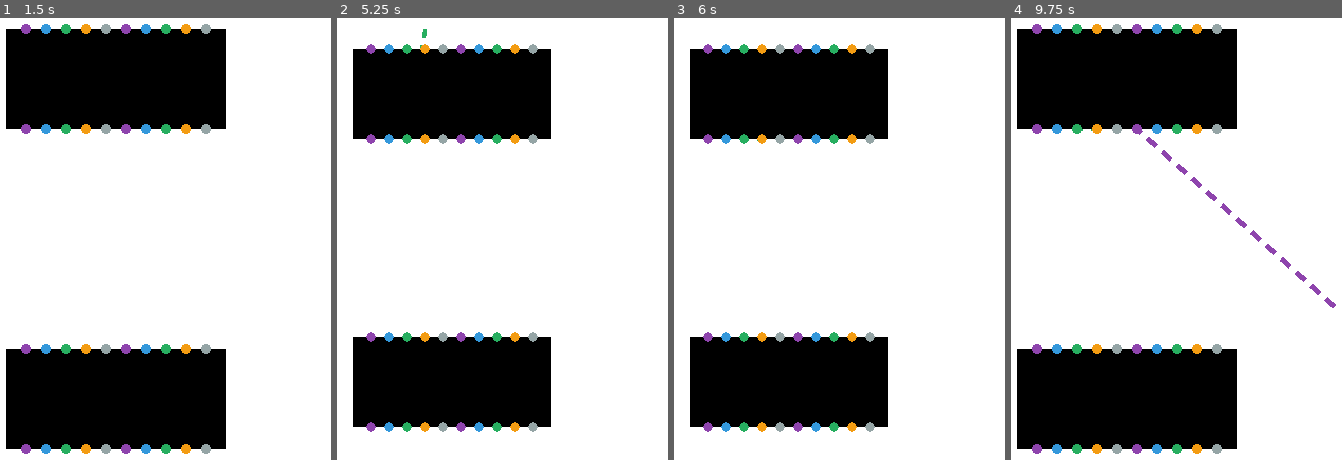
Above: before the commit, frames 1-4 (left to right).
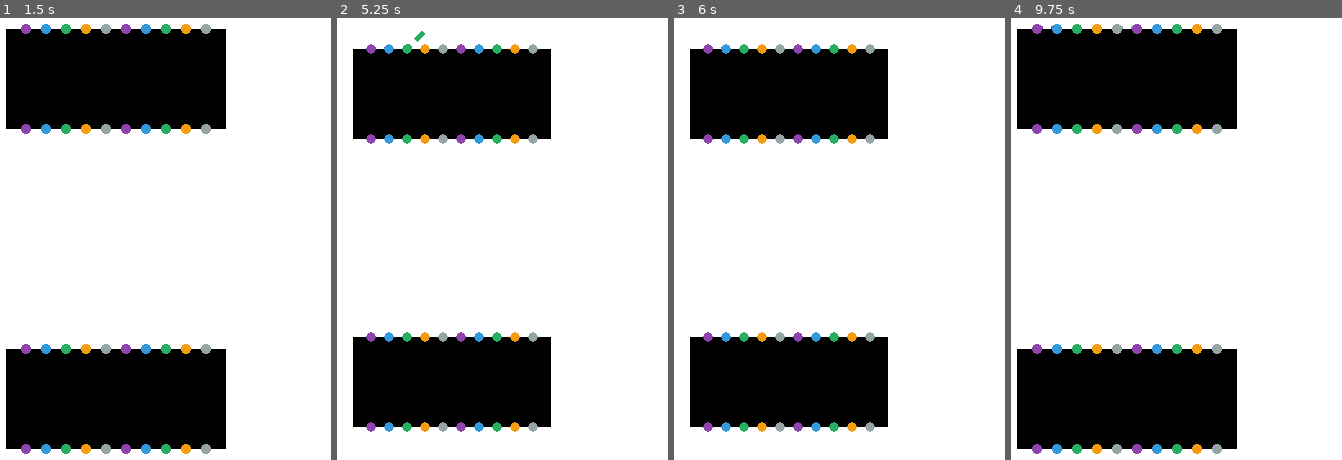
Above: after the commit, the same moments.

Repository: jcronenberg/crISP
Game: Godot game, scene res://scenes/main.tscn
Two runs of this game, one before a commit and one after it. Both use one fixed random seed, a clock stepped at 60 frames per second and the inputs below.
Inputs (mouse positions are in pixels of both pictures, inside the frame that each line leads up to):
- Up to frame 1 (1.5 s): tap Enter at 0.5 s; drag from (26, 26) to (66, 128) at 0.52 s; tap Space at 1.25 s; drag from (26, 128) to (66, 26) at 1.27 s
- Up to frame 2 (5.25 s): tap Enter at 2, 3.5 s; move the mouse to (383, 26) at 2.02 s; press the mouse at (383, 26) at 2.03 s; right-click (383, 26) at 2.3 s; release the mouse at (383, 26) at 2.75 s; tap Space at 2.75, 4.25 s; drag from (383, 128) to (442, 26) at 2.77 s; drag from (403, 26) to (462, 128) at 3.52 s; drag from (403, 128) to (462, 26) at 4.27 s; move the mouse to (423, 26) at 5.02 s; hold Mouse wheel down (ZoomOut) from 5.03 s (still down); click (423, 26) at 5.17 s
- Up to frame 3 (6 s): right-click (760, 26) at 5.3 s; release Mouse wheel down (ZoomOut) at 5.75 s; drag from (763, 137) to (outside the picture) at 5.77 s
- Up to frame 4 (9.75 s): drag from (1116, 48) to (1063, 137) at 6.52 s; drag from (1116, 137) to (1063, 48) at 7.27 s; move the mouse to (1133, 48) at 8.02 s; hold Middle mouse button (MClick) 8.03-8.75 s; click (1133, 48) at 8.17 s; right-click (1133, 48) at 8.3 s; drag from (1133, 137) to (1063, 48) at 8.77 s; move the mouse to (1332, 300) at 9.52 s; hold Mouse wheel up (ZoomIn) from 9.53 s (still down); click (1332, 300) at 9.67 s

Frame 1 is identical in both runs. In frame 2, less than 0.1% of the frame differs, in the area x 11-28%, y 2-7%; in frame 3, less than 0.1%; in frame 4, 0.6%, in the area x 9-99%, y 1-66%.

Commit message:
Improve SwitchPort logic
Some more edgecases are handled and the bottom and top ports now can't be both connected.

Diff:
--- a/scenes/switch.tscn
+++ b/scenes/switch.tscn
@@ -1,8 +1,9 @@
-[gd_scene load_steps=10 format=3 uid="uid://wn2ch8bgv060"]
+[gd_scene load_steps=11 format=3 uid="uid://wn2ch8bgv060"]
 
 [ext_resource type="PackedScene" uid="uid://dul63201md3r7" path="res://scenes/switch_port.tscn" id="1_4tnm7"]
 [ext_resource type="Material" uid="uid://b4sy36gg682sk" path="res://resources/color_material.tres" id="1_5mgf4"]
 [ext_resource type="Shader" path="res://shaders/color.gdshader" id="1_axdv7"]
+[ext_resource type="Script" path="res://scripts/SwitchPortPair.gd" id="2_16gmr"]
 
 [sub_resource type="ShaderMaterial" id="ShaderMaterial_p68yw"]
 shader = ExtResource("1_axdv7")
@@ -37,6 +38,7 @@
 [node name="Port1" type="Node2D" parent="."]
 material = ExtResource("1_5mgf4")
 position = Vector2(20, 0)
+script = ExtResource("2_16gmr")
 
 [node name="TopPort" parent="Port1" instance=ExtResource("1_4tnm7")]
 
@@ -46,6 +48,7 @@
 [node name="Port2" type="Node2D" parent="."]
 material = SubResource("ShaderMaterial_p68yw")
 position = Vector2(40, 0)
+script = ExtResource("2_16gmr")
 
 [node name="TopPort" parent="Port2" instance=ExtResource("1_4tnm7")]
 
@@ -55,6 +58,7 @@
 [node name="Port3" type="Node2D" parent="."]
 material = SubResource("ShaderMaterial_r2h8i")
 position = Vector2(60, 0)
+script = ExtResource("2_16gmr")
 
 [node name="TopPort" parent="Port3" instance=ExtResource("1_4tnm7")]
 
@@ -64,6 +68,7 @@
 [node name="Port4" type="Node2D" parent="."]
 material = SubResource("ShaderMaterial_h4hr5")
 position = Vector2(80, 0)
+script = ExtResource("2_16gmr")
 
 [node name="TopPort" parent="Port4" instance=ExtResource("1_4tnm7")]
 
@@ -73,6 +78,7 @@
 [node name="Port5" type="Node2D" parent="."]
 material = SubResource("ShaderMaterial_hjw3g")
 position = Vector2(100, 0)
+script = ExtResource("2_16gmr")
 
 [node name="TopPort" parent="Port5" instance=ExtResource("1_4tnm7")]
 
@@ -82,6 +88,7 @@
 [node name="Port6" type="Node2D" parent="."]
 material = ExtResource("1_5mgf4")
 position = Vector2(120, 0)
+script = ExtResource("2_16gmr")
 
 [node name="TopPort" parent="Port6" instance=ExtResource("1_4tnm7")]
 
@@ -91,6 +98,7 @@
 [node name="Port7" type="Node2D" parent="."]
 material = SubResource("ShaderMaterial_p68yw")
 position = Vector2(140, 0)
+script = ExtResource("2_16gmr")
 
 [node name="TopPort" parent="Port7" instance=ExtResource("1_4tnm7")]
 
@@ -100,6 +108,7 @@
 [node name="Port8" type="Node2D" parent="."]
 material = SubResource("ShaderMaterial_r2h8i")
 position = Vector2(160, 0)
+script = ExtResource("2_16gmr")
 
 [node name="TopPort" parent="Port8" instance=ExtResource("1_4tnm7")]
 
@@ -109,6 +118,7 @@
 [node name="Port9" type="Node2D" parent="."]
 material = SubResource("ShaderMaterial_5qncw")
 position = Vector2(180, 0)
+script = ExtResource("2_16gmr")
 
 [node name="TopPort" parent="Port9" instance=ExtResource("1_4tnm7")]
 
@@ -118,6 +128,7 @@
 [node name="Port10" type="Node2D" parent="."]
 material = SubResource("ShaderMaterial_r3frw")
 position = Vector2(200, 0)
+script = ExtResource("2_16gmr")
 
 [node name="TopPort" parent="Port10" instance=ExtResource("1_4tnm7")]
 
--- a/scripts/CableCreator.gd
+++ b/scripts/CableCreator.gd
@@ -31,13 +31,16 @@
 		var nodes = space_state.intersect_point(query)
 		#print(nodes) # debug
 		for node in nodes:
-			if "is_endpoint" in node["collider"] and not node["collider"].is_connected:
+			if "is_endpoint" in node["collider"] and not node["collider"].get_parent().is_port_connected:
 				endpoint = true
-				node["collider"].is_connected = true
+				node["collider"].get_parent().is_port_connected = true
 				node["collider"].connected_cable = cable
-				node["collider"].just_connected = true
+				node["collider"].get_parent().just_connected = true
 				cable.port2 = node["collider"]
 				cable.set_point_position(cur_point, node["collider"].global_position - cable.global_position)
+			# Invalid because point is a endpoint but not free
+			elif "is_endpoint" in node["collider"]:
+				return
 
 		# finish setting up cable
 		if endpoint:
@@ -50,7 +53,7 @@
 		cable.remove_point(cur_point)
 		cur_point = cur_point + 1 if reverse_order else cur_point - 1
 	elif event.is_action_pressed("RClick"):
-		cable.port1.is_connected = false
+		cable.port1.get_parent().is_port_connected = false
 		cable.queue_free()
 		queue_free()
 
--- a/scripts/SwitchPort.gd
+++ b/scripts/SwitchPort.gd
@@ -1,22 +1,19 @@
 extends Area2D
 
-var is_connected := false
 var cable_creator_scene = preload("res://scenes/cable_creator.tscn")
 var is_endpoint := true
 var connected_cable = null
-## kind of an ugly hack to not register the click if it was connected to another port
-var just_connected := false
 
 func _input_event(_viewport, event, _shape_idx):
 	var cable_creator = cable_creator_scene.instantiate()
-	if event.is_action_pressed("LClick") and not is_connected:
+	if event.is_action_pressed("LClick") and not get_parent().is_port_connected:
 		add_child(cable_creator)
 		cable_creator.init(get_parent().material.get_shader_parameter("color"), self)
-		is_connected = true
-	elif event.is_action_pressed("LClick") and not just_connected:
+		get_parent().is_port_connected = true
+	elif event.is_action_pressed("LClick") and connected_cable and not get_parent().just_connected:
 		cable_creator.edit_cable(connected_cable, self)
-		is_connected = false
+		get_parent().is_port_connected = false
 		connected_cable = null
 		add_child(cable_creator)
 	elif event.is_action_pressed("LClick"):
-		just_connected = false
+		get_parent().just_connected = false
--- /dev/null
+++ b/scripts/SwitchPortPair.gd
@@ -0,0 +1,5 @@
+extends Node2D
+
+var is_port_connected := false
+## kind of an ugly hack to not register the click if it was connected to another port
+var just_connected := false
